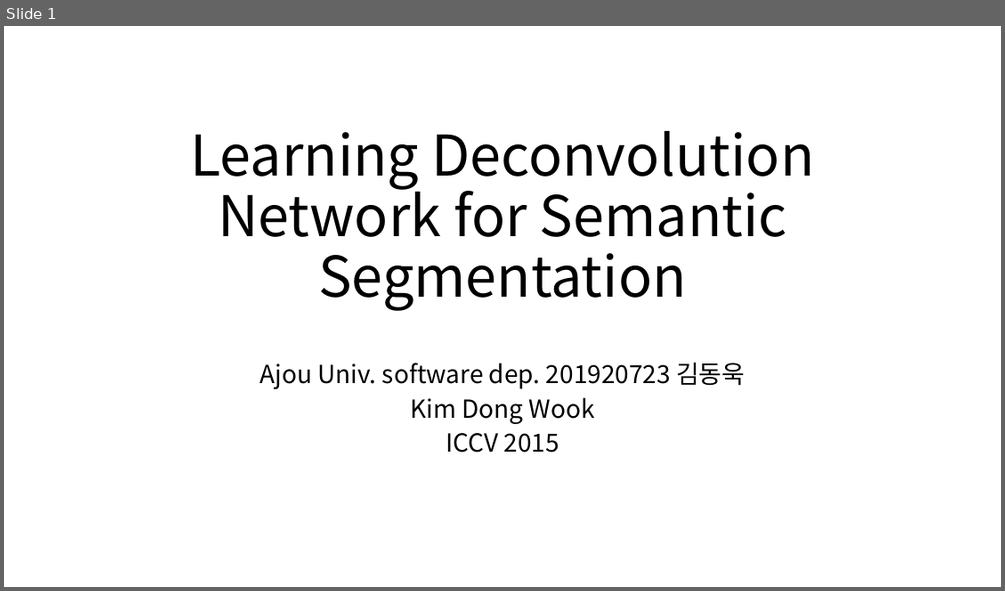
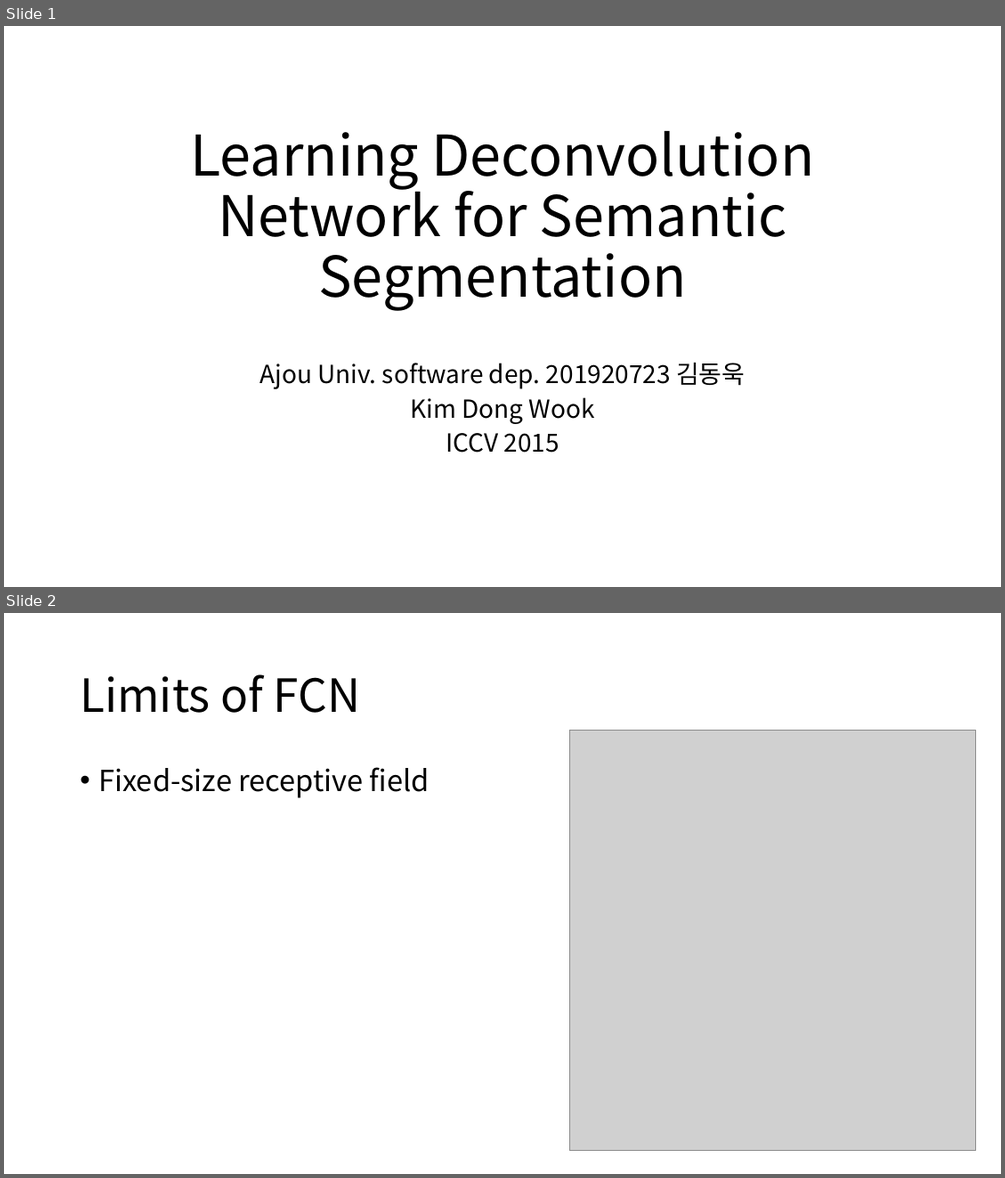
Before and after one commit to kyle1213/deep-learning-study, a slide deck: Deconvolution Net.pptx. Shown one above the other, each under a label of ours: slide 1 before the commit, slides 1 and 2 after it. The pictures are 1005x591 and 1005x1178 pixels, drawn with LibreOffice and Linux fonts; fonts in the diff are those of the drawing; grey boxes stand for pictures. Boxes give left, top, right and bottom in pixels: in the first picture for what was removed or moved away, otherwise in the second. Text is boxed around its words. In the diff, an @@ line names an element or a change of style, - is before the commit and + after.

```diff
--- a/Deconvolution Net.pptx
+++ b/Deconvolution Net.pptx
@@ slide 2 added at (x1=4, y1=613, x2=1001, y2=1174), background #FFFFFF @@
@@ title added at (x1=80, y1=674, x2=361, y2=713), 44 pt, text #000000 @@
+Limits of FCN
@@ picture added at (x1=569, y1=730, x2=975, y2=1150) @@
@@ text added at (x1=98, y1=767, x2=429, y2=798), 28 pt, text #000000 @@
+• Fixed-size receptive field
```
Also in this commit, not shown: 7 other slides added.
